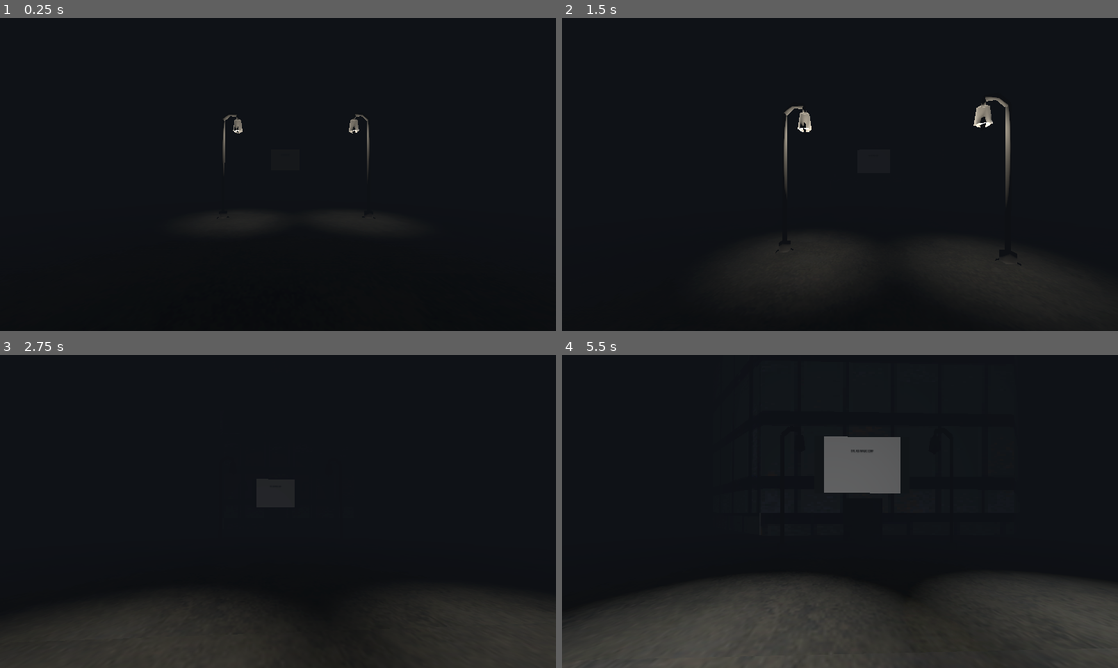
Above: before the commit, frames 1-4 (two rows, left to right).
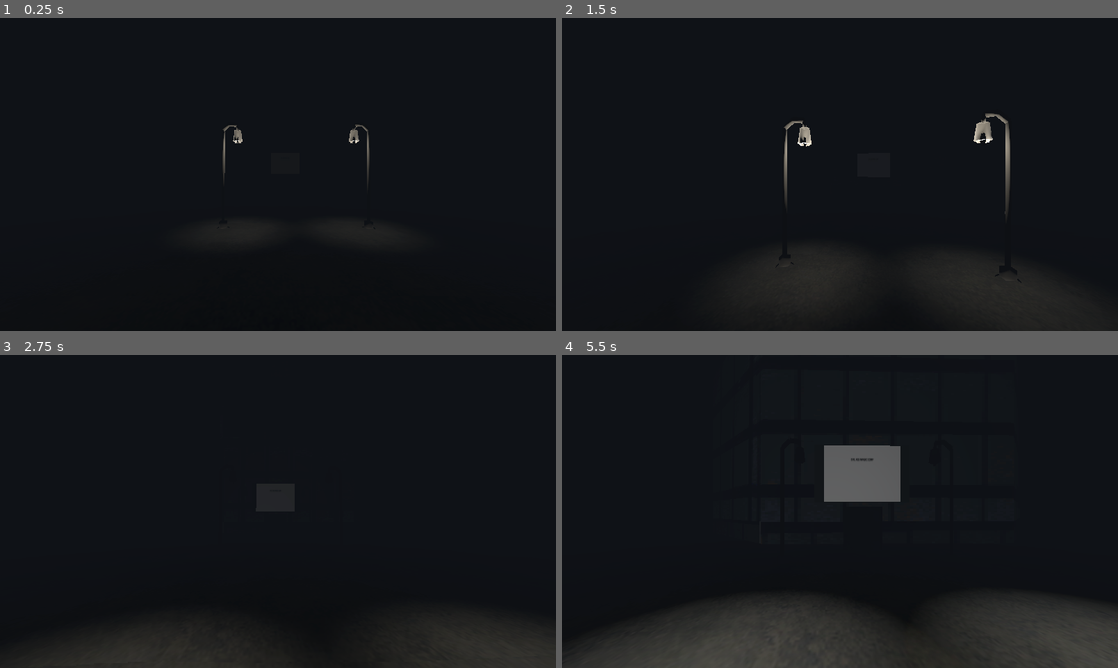
Above: after the commit, the same moments.

Repository: ludoviKZ/lazy-eye
Game: Godot game, scene res://lvl_1.tscn
Two runs of this game, one before a commit and one after it. Both use one fixed random seed, a clock stepped at 60 frames per second and the inputs below.
Inputs (mouse positions are in pixels of both pictures, inside the frame that each line leads up to):
- Up to frame 1 (0.25 s): no input
- Up to frame 2 (1.5 s): tap Enter (ui_accept) at 0.5 s; move the mouse to (867, 174) at 0.52 s; hold Ctrl (crouch) 0.53-1.28 s; hold W (move_up) from 0.53 s (still down); click (867, 174) at 0.67 s; tap Space (jump) at 0.77 s; move the mouse to (812, 174) at 1.27 s; tap E (interact) at 1.35 s
- Up to frame 3 (2.75 s): keep holding W (move_up); tap Space (jump) at 1.52 s; move the mouse to (289, 505) at 2.02 s; hold Ctrl (crouch) from 2.03 s (still down)
- Up to frame 4 (5.5 s): keep holding W (move_up); move the mouse to (834, 517) at 2.77 s; release Ctrl (crouch) at 2.78 s; tap E (interact) at 2.85, 4.35 s; click (834, 517) at 2.92 s; tap Space (jump) at 3.02, 3.77, 4.52 s; move the mouse to (878, 514) at 3.52 s; hold Ctrl (crouch) 3.53-4.28 s; move the mouse to (795, 508) at 4.27 s; move the mouse to (845, 511) at 5.02 s; hold Ctrl (crouch) from 5.03 s (still down); click (845, 511) at 5.17 s

The runs differ from the first frame. In frame 1, 0.3% of the frame differs, in the area x 39-67%, y 30-64%; in frame 2, 1.1%; in frame 3, 2.1%; in frame 4, 7.3%, in the area x 0-100%, y 26-100%.

Commit message:
inizio aggiustatura floor

Diff:
--- a/maaack's-minimal-game-template/lvl_1.tscn
+++ b/maaack's-minimal-game-template/lvl_1.tscn
@@ -13,6 +13,9 @@
 [ext_resource type="Script" uid="uid://cnlf2eh4gto2k" path="res://area_3d_3.gd" id="11_g81ij"]
 [ext_resource type="Script" uid="uid://0ysps10pxcot" path="res://area_3d_4.gd" id="12_x5umw"]
 
+[sub_resource type="BoxShape3D" id="BoxShape3D_gfc57"]
+size = Vector3(52.074554, 1, 30.219238)
+
 [sub_resource type="StandardMaterial3D" id="StandardMaterial3D_t6wp4"]
 albedo_texture = ExtResource("4_clg6b")
 
@@ -38,6 +41,13 @@
 
 [node name="LVL1" type="Node" unique_id=289565252]
 
+[node name="floorfinal" type="StaticBody3D" parent="." unique_id=2033413509]
+transform = Transform3D(1, 0, 0, 0, 1, 0, 0, 0, 1, 1.349083, 0, -1.2816253)
+
+[node name="CollisionShape3D" type="CollisionShape3D" parent="floorfinal" unique_id=1767241033]
+transform = Transform3D(1, 0, 0, 0, 1, 0, 0, 0, 1, -7.493637, 0, 1.2619629)
+shape = SubResource("BoxShape3D_gfc57")
+
 [node name="Player" parent="." unique_id=958992094 instance=ExtResource("2_okdh5")]
 transform = Transform3D(-4.371139e-08, 0, 1, 0, 1, 0, -1, 0, -4.371139e-08, 15, 1, 1)
 
